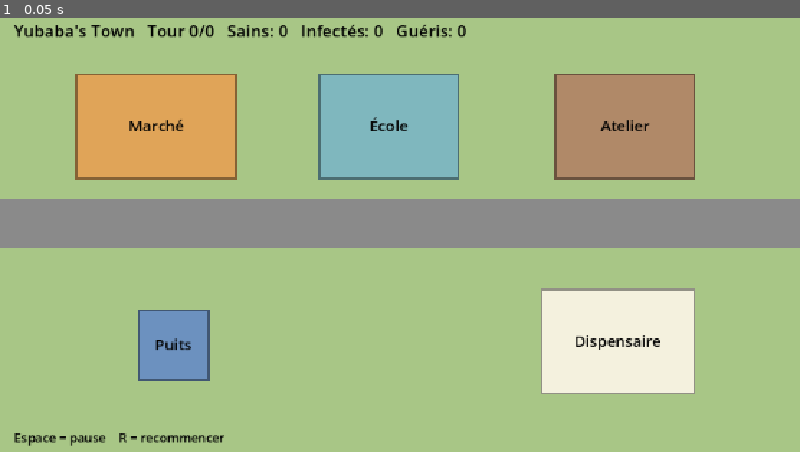
Above: before the commit, frame 1.
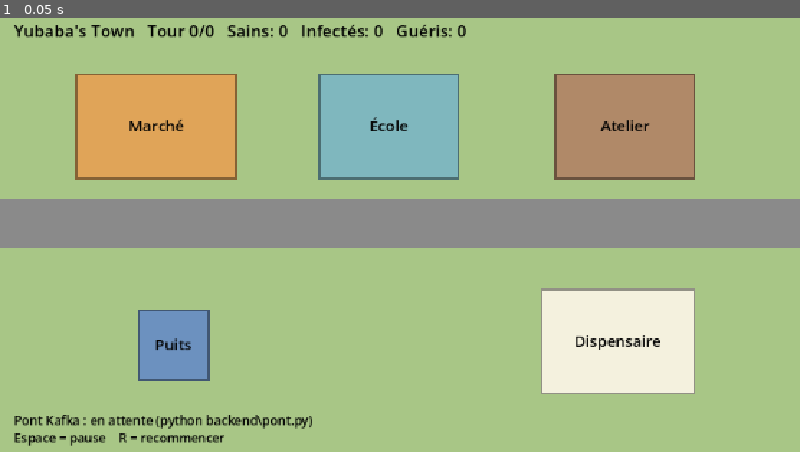
Above: after the commit, the same moment.

Repository: JuniorNG15/yubaba-s-town
Game: Godot game, scene res://main.tscn
Same seed, same stepped clock (60 frames per second), same inputs: the game is played once before the commit and once after it.
Inputs:
- Up to frame 1 (0.05 s): no input

The runs differ from the first frame. In frame 1, 0.6% of the frame differs, in the area x 1-39%, y 91-95%.

Commit message:
Phase 4 : pont Kafka vers Godot, affichage en direct

Diff:
--- a/main.gd
+++ b/main.gd
@@ -1,6 +1,7 @@
 extends Node2D
 
-const FICHIER := "res://backend/events.jsonl"
+const HOTE := "127.0.0.1"
+const PORT := 8765
 const SECONDES_PAR_TOUR := 1.5
 const COULEURS := {"S": Color("4caf50"), "I": Color("d62828"), "R": Color("3a86ff")}
 
@@ -27,30 +28,69 @@
 var en_pause := false
 var police := ThemeDB.fallback_font
 
+var tcp := StreamPeerTCP.new()
+var tampon := PackedByteArray()
+var connecte := false
+var prochain_essai := 0.0
+
 
 func _ready() -> void:
 	randomize()
-	charger()
-	appliquer_tour(0)
+	se_connecter()
 
 
-func charger() -> void:
-	var f := FileAccess.open(FICHIER, FileAccess.READ)
-	if f == null:
-		push_error("Fichier introuvable : " + FICHIER + ". Lancez d'abord : python backend\\evenements.py")
+func se_connecter() -> void:
+	tcp = StreamPeerTCP.new()
+	tampon = PackedByteArray()
+	tcp.connect_to_host(HOTE, PORT)
+
+
+func lire_reseau(delta: float) -> void:
+	tcp.poll()
+	match tcp.get_status():
+		StreamPeerTCP.STATUS_CONNECTED:
+			if not connecte:
+				connecte = true
+				vider()  # nouvelle connexion : le pont rejoue tout depuis le début
+			var n := tcp.get_available_bytes()
+			if n > 0:
+				var r := tcp.get_data(n)
+				if r[0] == OK:
+					tampon.append_array(r[1])
+					traiter_tampon()
+		StreamPeerTCP.STATUS_NONE, StreamPeerTCP.STATUS_ERROR:
+			connecte = false
+			prochain_essai -= delta
+			if prochain_essai <= 0.0:
+				prochain_essai = 2.0
+				se_connecter()
+
+
+func traiter_tampon() -> void:
+	var idx := tampon.rfind(10)  # 10 = retour à la ligne
+	if idx < 0:
 		return
-	while not f.eof_reached():
-		var ligne := f.get_line().strip_edges()
-		if ligne == "":
-			continue
-		var e = JSON.parse_string(ligne)
-		if e == null:
-			continue
-		var t := int(e["tour"])
-		if not evenements_par_tour.has(t):
-			evenements_par_tour[t] = []
-		evenements_par_tour[t].append(e)
-		tour_max = max(tour_max, t)
+	var complet := tampon.slice(0, idx + 1)
+	tampon = tampon.slice(idx + 1)
+	for ligne in complet.get_string_from_utf8().split("\n", false):
+		ajouter_evenement(ligne)
+
+
+func ajouter_evenement(ligne: String) -> void:
+	var e = JSON.parse_string(ligne)
+	if not (e is Dictionary):
+		return
+	var t := int(e["tour"])
+	if not evenements_par_tour.has(t):
+		evenements_par_tour[t] = []
+	evenements_par_tour[t].append(e)
+	tour_max = max(tour_max, t)
+
+
+func vider() -> void:
+	evenements_par_tour.clear()
+	tour_max = 0
+	redemarrer()
 
 
 func point_dans(lieu: String) -> Vector2:
@@ -60,27 +100,30 @@
 
 func appliquer_tour(t: int) -> void:
 	for e in evenements_par_tour.get(t, []):
+		var nom: String = e["habitant"]
 		match e["type"]:
 			"init":
 				var h := Habitant.new()
-				h.nom = e["habitant"]
+				h.nom = nom
 				h.etat = e["etat"]
 				h.pos = point_dans(e["lieu"])
 				h.cible = h.pos
-				habitants[h.nom] = h
+				habitants[nom] = h
 			"deplacement":
-				habitants[e["habitant"]].cible = point_dans(e["vers"])
+				if habitants.has(nom):
+					habitants[nom].cible = point_dans(e["vers"])
 			"contamination":
-				habitants[e["habitant"]].etat = "I"
+				if habitants.has(nom):
+					habitants[nom].etat = "I"
 			"guerison":
-				habitants[e["habitant"]].etat = "R"
+				if habitants.has(nom):
+					habitants[nom].etat = "R"
 
 
 func redemarrer() -> void:
 	habitants.clear()
 	tour = 0
 	minuteur = 0.0
-	appliquer_tour(0)
 
 
 func _unhandled_input(event: InputEvent) -> void:
@@ -91,6 +134,9 @@
 
 
 func _process(delta: float) -> void:
+	lire_reseau(delta)
+	if habitants.is_empty() and evenements_par_tour.has(0):
+		appliquer_tour(0)
 	if not en_pause:
 		minuteur += delta
 		if minuteur >= SECONDES_PAR_TOUR and tour < tour_max:
@@ -122,4 +168,6 @@
 
 	var etat_txt := "Yubaba's Town   Tour %d/%d   Sains: %d   Infectés: %d   Guéris: %d" % [tour, tour_max, c["S"], c["I"], c["R"]]
 	draw_string(police, Vector2(20, 36), etat_txt, HORIZONTAL_ALIGNMENT_LEFT, -1, 24, Color.BLACK)
+	var lien := "Pont Kafka : connecté" if connecte else "Pont Kafka : en attente (python backend\\pont.py)"
+	draw_string(police, Vector2(20, 595), lien, HORIZONTAL_ALIGNMENT_LEFT, -1, 18, Color.BLACK)
 	draw_string(police, Vector2(20, 620), "Espace = pause    R = recommencer", HORIZONTAL_ALIGNMENT_LEFT, -1, 18, Color.BLACK)
Not shown, added: backend/pont.py
